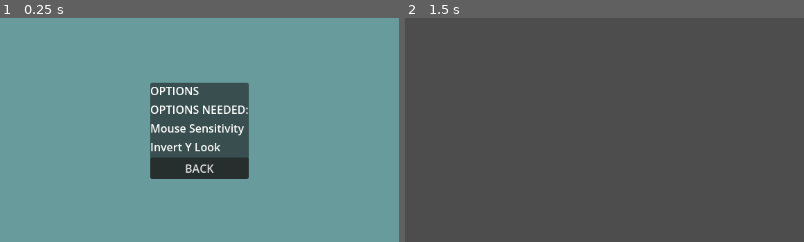
Above: before the commit, frames 1-2 (left to right).
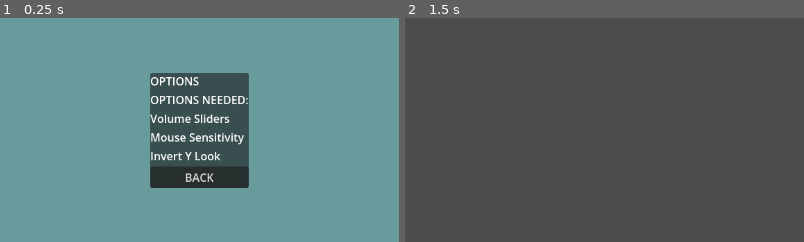
Above: after the commit, the same moments.

Repository: notme84/WildJam76
Game: Godot game, scene res://Scenes/UI/options_menu.tscn
The game is run twice, just before and just after one commit, with the same random seed, the same clock (stepped at 60 frames per second) and the same inputs. This scene is started directly instead of the project's main scene.
Inputs (mouse positions are % of the whole screen's width and height, from its top left):
- Up to frame 1 (0.25 s): no input
- Up to frame 2 (1.5 s): tap Enter at 0.5 s; move the mouse to (72, 45) at 0.52 s; hold D (move_right) 0.53-1.25 s; hold C (camera_mode) 0.53-1.25 s; click "BACK" at 1.25 s
The pictures show only the part of the screen within x 25-75%, y 25-75%; the shares and areas given below are measured in that part.

The runs differ from the first frame. In frame 1, 6.6% of the frame differs, in the area x 37-63%, y 24-76%; in frame 2, nothing differs.

Commit message:
added volume slider todo note to options menu

Diff:
--- a/yetifps/Scenes/UI/options_menu.tscn
+++ b/yetifps/Scenes/UI/options_menu.tscn
@@ -39,6 +39,10 @@
 layout_mode = 2
 text = "OPTIONS NEEDED:"
 
+[node name="Label5" type="Label" parent="ColorRect/PanelContainer/VBoxContainer"]
+layout_mode = 2
+text = "Volume Sliders"
+
 [node name="Label3" type="Label" parent="ColorRect/PanelContainer/VBoxContainer"]
 layout_mode = 2
 text = "Mouse Sensitivity"
